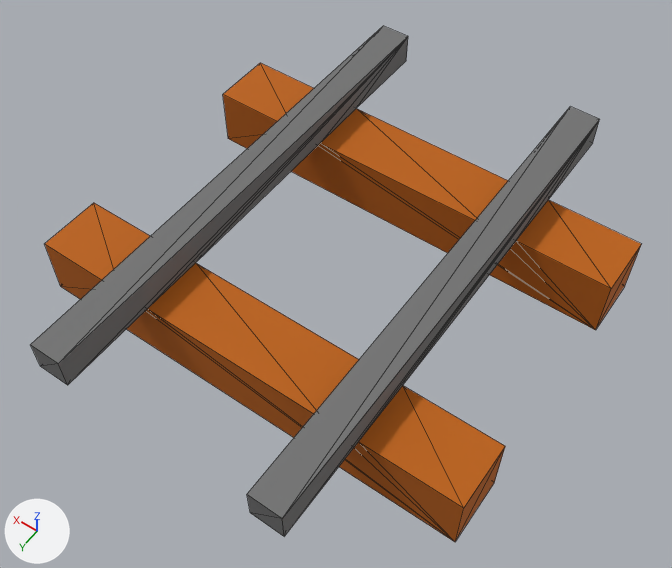
Before and after pictures for a commit that changed the FBX model Assets/Models/Rail.fbx.
Camera for both pictures: a camera (50 mm lens) standing at (-0.626, 0.898, 1.407) and looking at (-0.014, 0.041, 0.061). The axes (+X, +Y, +Z) are drawn at lower left. The lights are the same throughout. Mesh edges are drawn as thin lines. Where no turn or scale is listed for an object, it has been applied to the vertices. Vertices at the same position are counted once.

Names of what the first picture shows: 'Rail:Mesh'.
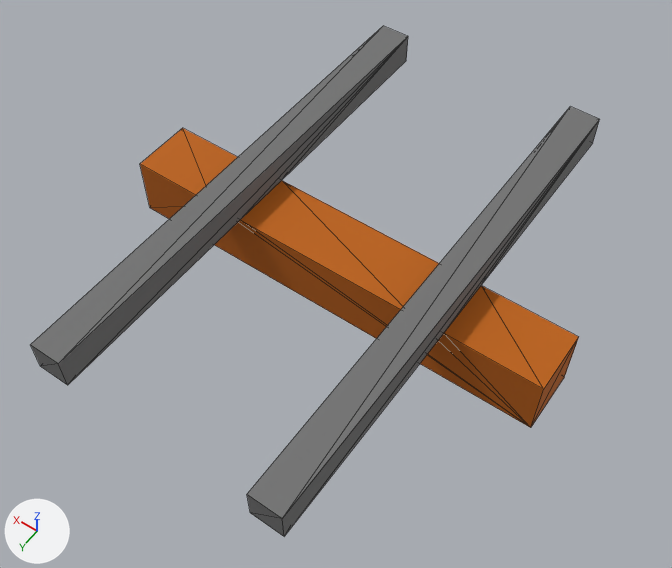
Location of each change, (x1, y1, x2, y2) in pixels of the pictures (672 x 568 px):
'Rail:Mesh', reshaped (7% narrower)
    before: (31, 26, 641, 542)
    after: (31, 26, 600, 536)
part 1 of me_mesh, cut back
    before: (45, 40, 641, 542)
    after: (71, 40, 596, 534)

What changed in the scene script:
```text
Change me_mesh:
    used by ob_rail_mesh; location = (0.0, 0.0, 0.0)
    remove me_mesh.from_pydata(...)  # 48 vertices, 96 faces; spans x -0.438..0.438, y -0.501..0.501, z 0.0..0.188
    add me_mesh.from_pydata(...)  # 32 vertices, 60 faces; spans x -0.438..0.438, y -0.501..0.501, z 0.0..0.188
    me_mesh part 1
    20 vertices are removed from x -0.438..0.438, y -0.313..0.313, z 0.0..0.125
    56 faces are deleted
    7 vertices in x -0.438..0.438, y 0.313, z 0.0..0.125 move by (0.0, -0.25, 0.0)
    5 vertices in x -0.438..0.25, y -0.313, z 0.0..0.125 move by (0.0, 0.25, 0.0)
    4 vertices are added at (-0.438, -0.063, 0.125), (-0.438, 0.063, 0.125), (0.438, -0.063, 0.0), (0.438, -0.063, 0.125)
    20 new faces join them
```
